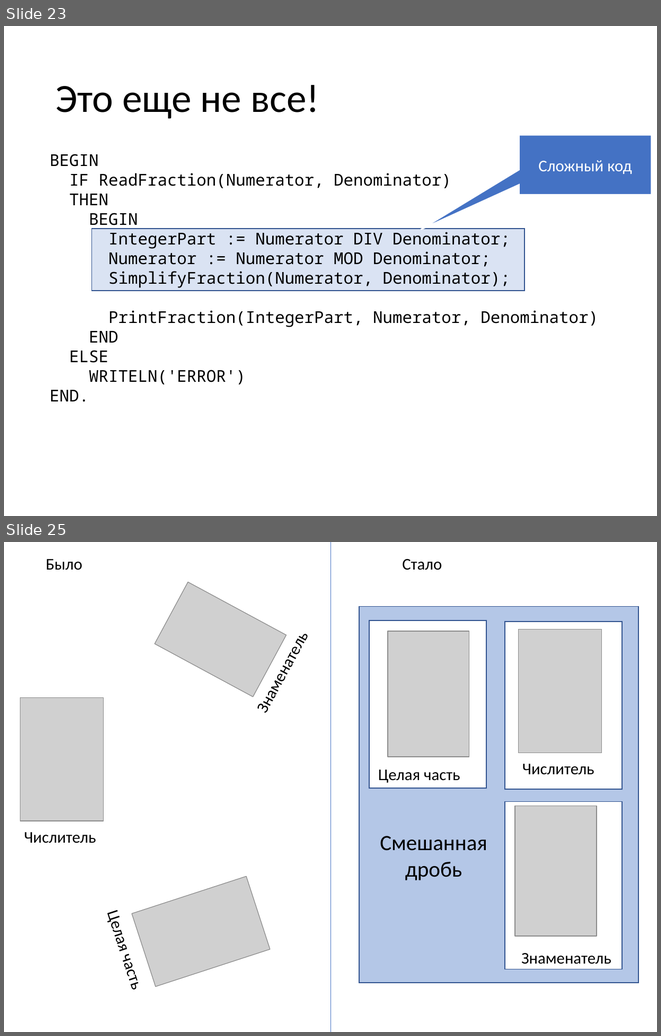
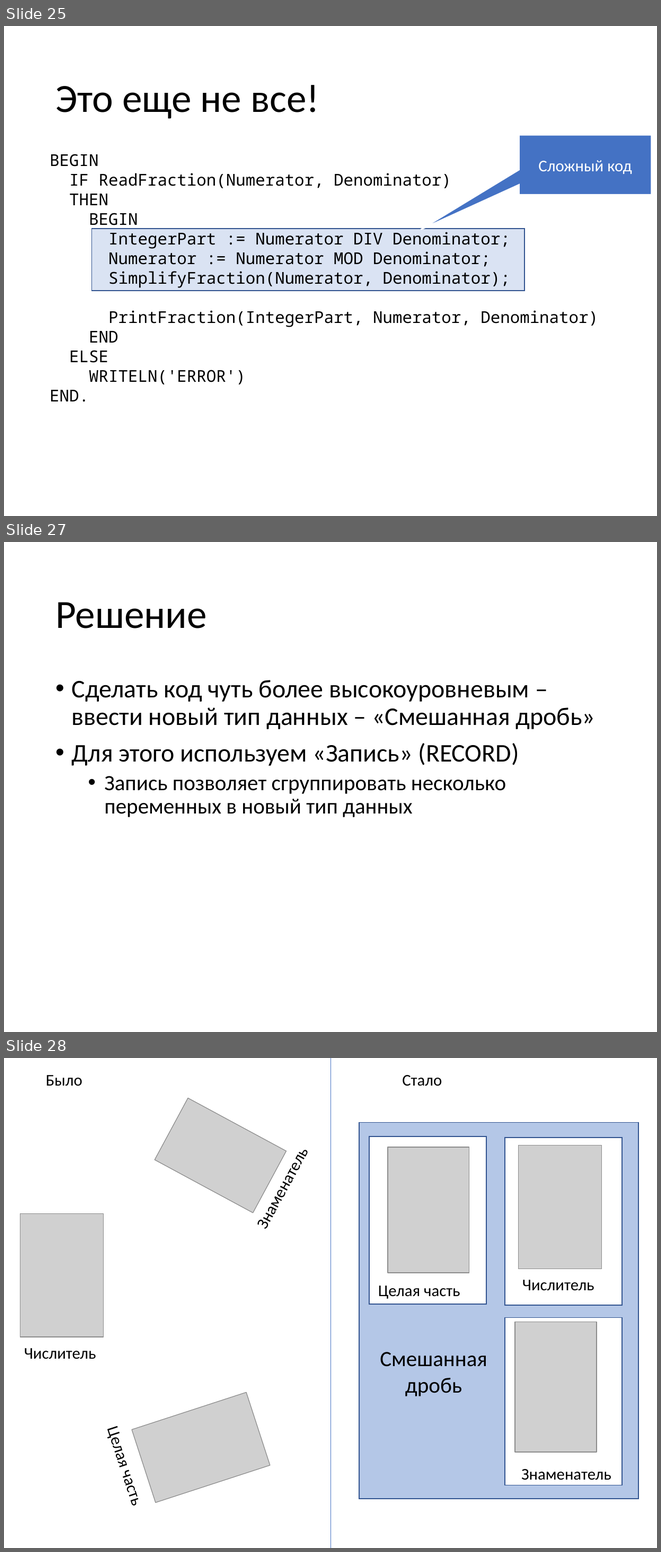
Before and after one commit to alexey-malov/fraction, a slide deck: Explanation.pptx. Shown one above the other, each under a label of ours: slides 23 and 25 before the commit, slides 25, 27 and 28 after it; the slides between them are not shown. The pictures are 661x1036 and 661x1552 pixels, drawn with LibreOffice and Linux fonts; fonts in the diff are those of the drawing; grey boxes stand for pictures. Boxes give left, top, right and bottom in pixels: in the first picture for what was removed or moved away, otherwise in the second. Text is boxed around its words. In the diff, an @@ line names an element or a change of style, - is before the commit and + after.

```diff
--- a/Explanation.pptx
+++ b/Explanation.pptx
@@ slide 27 added at (4, 542, 657, 1032), background #FFFFFF @@
@@ title added at (55, 602, 207, 628), 44 pt, text #000000 @@
+Решение
@@ text added at (72, 680, 595, 817), 28 pt, text #000000 @@
+• Сделать код чуть более высокоуровневым – ввести новый тип данных – «Смешанная дробь»
+• Для этого используем «Запись» (RECORD)
+  • Запись позволяет сгруппировать несколько переменных в новый тип данных
@@ what was slide 23 is now slide 25 @@
@@ what was slide 25 is now slide 28 @@
```
Also in this commit, not shown: 1 slide changed, 2 other slides added, 2 other files.
